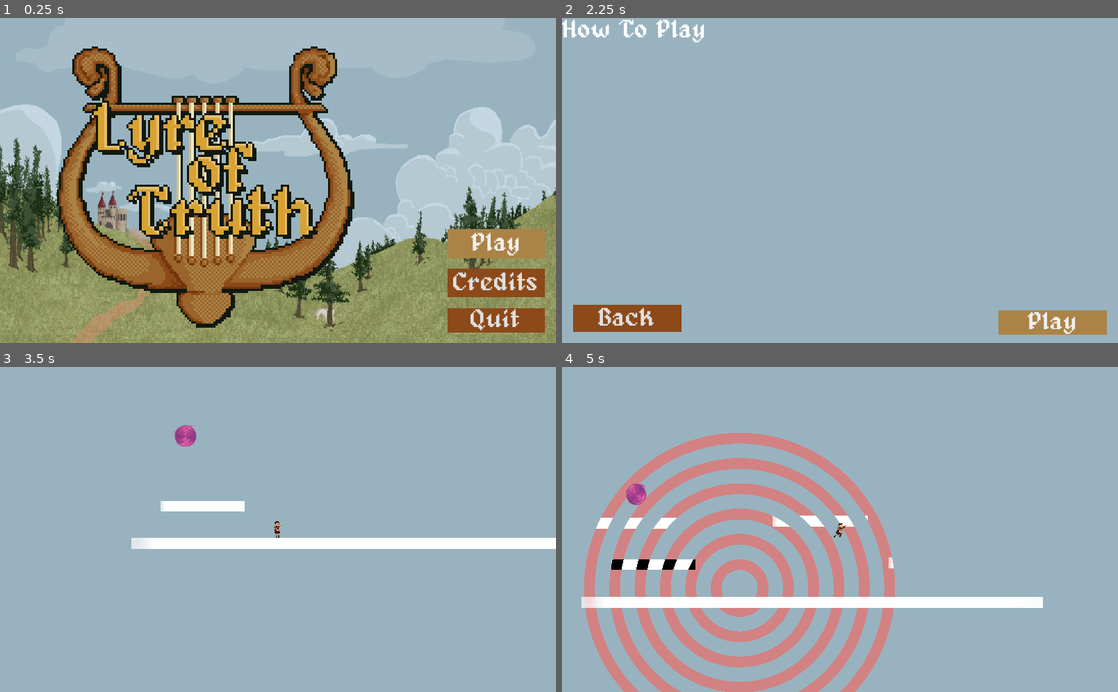
Above: before the commit, frames 1-4 (two rows, left to right).
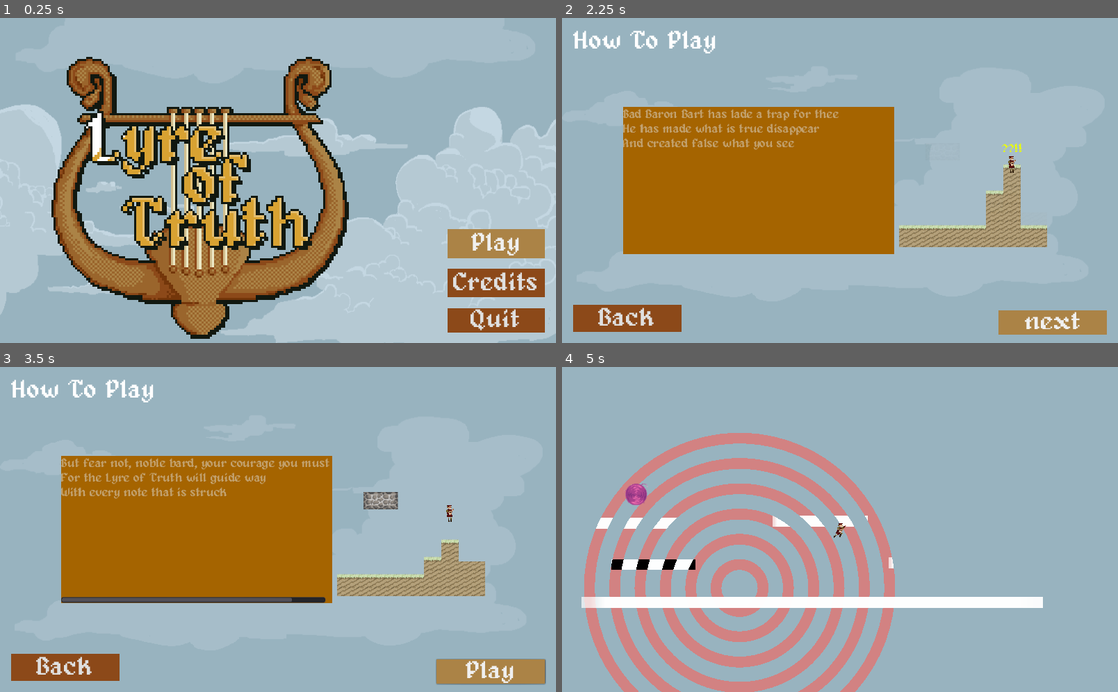
Above: after the commit, the same moments.

Repository: jhlothamer/CommunityGameJam_TheGameIsALiar
Game: Godot game, scene res://scenes/title/title.tscn
The game is run twice, just before and just after one commit, with the same random seed, the same clock (stepped at 60 frames per second) and the same inputs.
Inputs (mouse positions are in pixels of both pictures, inside the frame that each line leads up to):
- Up to frame 1 (0.25 s): no input
- Up to frame 2 (2.25 s): click "Play" at 0.5 s; click "Back" at 1.25 s; click "Play" at 2 s
- Up to frame 3 (3.5 s): click "Play" (after the commit: "next") at 2.75 s
- Up to frame 4 (5 s): click (1051, 672) at 3.5 s, where only the run after the commit has a clickable "Play"; hold Right (move_right) from 4.28 s (still down); tap Space (reveal_ping) at 4.35 s; tap Up (jump) at 4.52, 4.55, 4.82 s

The runs differ from the first frame. In frame 1, 46% of the frame differs, in the area x 0-100%, y 8-100%; in frame 2, 26%; in frame 3, 30%; in frame 4, 0.1%.

Commit message:
start how to play instructions, add animated logo to title

Diff:
--- a/game/scenes/howToPlay/howToPlay.gd
+++ b/game/scenes/howToPlay/howToPlay.gd
@@ -4,7 +4,12 @@
 	$MarginContainer/playBtn.grab_focus()
 
 func _on_playBtn_pressed():
-	get_tree().change_scene("res://scenes/levels/testLevel.tscn")
+	if $howToPlayPart1.is_done:
+		get_tree().change_scene("res://scenes/levels/testLevel.tscn")
+	else:
+		$howToPlayPart1.next()
+		if $howToPlayPart1.is_done:
+			$MarginContainer/playBtn.text = "Play"
 
 
 func _on_backBtn_pressed():
--- a/game/scenes/howToPlay/howToPlay.tscn
+++ b/game/scenes/howToPlay/howToPlay.tscn
@@ -1,19 +1,31 @@
-[gd_scene load_steps=5 format=2]
+[gd_scene load_steps=7 format=2]
 
 [ext_resource path="res://scenes/howToPlay/howToPlay.gd" type="Script" id=1]
-[ext_resource path="res://assets/fonts/label_large.tres" type="DynamicFont" id=2]
-[ext_resource path="res://assets/styles/button_focus.tres" type="StyleBox" id=3]
-[ext_resource path="res://assets/styles/button_normal.tres" type="StyleBox" id=4]
+[ext_resource path="res://assets/images/190824_back_ground_600x800_tile_set.png" type="Texture" id=2]
+[ext_resource path="res://assets/fonts/label_large.tres" type="DynamicFont" id=3]
+[ext_resource path="res://assets/styles/button_focus.tres" type="StyleBox" id=4]
+[ext_resource path="res://assets/styles/button_normal.tres" type="StyleBox" id=5]
+[ext_resource path="res://scenes/howToPlay/howToPlayPart1.tscn" type="PackedScene" id=6]
 
 [node name="howToPlay" type="Control"]
 anchor_right = 1.0
 anchor_bottom = 1.0
 script = ExtResource( 1 )
 
+[node name="190824_back_ground_600x800_tile_set" type="Sprite" parent="."]
+position = Vector2( 506.678, 282.71 )
+scale = Vector2( 1.3, 1.3 )
+z_index = -3
+texture = ExtResource( 2 )
+region_enabled = true
+region_rect = Rect2( 0, 600, 800, 400 )
+
 [node name="Label" type="Label" parent="."]
-margin_right = 40.0
-margin_bottom = 14.0
-custom_fonts/font = ExtResource( 2 )
+margin_left = 20.0
+margin_top = 20.0
+margin_right = 60.0
+margin_bottom = 30.0
+custom_fonts/font = ExtResource( 3 )
 text = "How To Play"
 
 [node name="MarginContainer" type="MarginContainer" parent="."]
@@ -29,13 +41,13 @@
 
 [node name="playBtn" type="Button" parent="MarginContainer"]
 margin_right = 200.0
-margin_bottom = 51.0
+margin_bottom = 45.0
 size_flags_horizontal = 3
 size_flags_vertical = 3
-custom_styles/focus = ExtResource( 3 )
-custom_styles/normal = ExtResource( 4 )
-custom_fonts/font = ExtResource( 2 )
-text = "Play"
+custom_styles/focus = ExtResource( 4 )
+custom_styles/normal = ExtResource( 5 )
+custom_fonts/font = ExtResource( 3 )
+text = "next"
 
 [node name="MarginContainer2" type="MarginContainer" parent="."]
 anchor_top = 1.0
@@ -48,10 +60,24 @@
 
 [node name="backBtn" type="Button" parent="MarginContainer2"]
 margin_right = 200.0
-margin_bottom = 51.0
-custom_styles/focus = ExtResource( 3 )
-custom_styles/normal = ExtResource( 4 )
-custom_fonts/font = ExtResource( 2 )
+margin_bottom = 50.0
+custom_styles/focus = ExtResource( 4 )
+custom_styles/normal = ExtResource( 5 )
+custom_fonts/font = ExtResource( 3 )
 text = "Back"
+
+[node name="howToPlayPart1" parent="." instance=ExtResource( 6 )]
+anchor_left = 0.5
+anchor_top = 0.5
+anchor_right = 0.5
+anchor_bottom = 0.5
+margin_left = -400.0
+margin_top = -136.0
+margin_right = 400.0
+margin_bottom = 136.0
+
+[node name="Camera2D" type="Camera2D" parent="."]
+anchor_mode = 0
+current = true
 [connection signal="pressed" from="MarginContainer/playBtn" to="." method="_on_playBtn_pressed"]
 [connection signal="pressed" from="MarginContainer2/backBtn" to="." method="_on_backBtn_pressed"]
--- /dev/null
+++ b/game/scenes/howToPlay/howToPlayPart1.gd
@@ -0,0 +1,35 @@
+extends Panel
+
+var invisible_layer
+var fake_layer
+
+var is_done : bool = false
+
+var invisible_tile_material = preload("res://assets/shaders/revealMaterial.tres")
+var fake_tile_material = preload("res://assets/shaders/revealFakeMaterial.tres")
+
+# Called when the node enters the scene tree for the first time.
+func _ready():
+	invisible_layer = $howToPlay1/invisible
+	fake_layer = $howToPlay1/fake
+
+	var duration = 4.0
+	$Tween.interpolate_property(invisible_layer, "modulate", Color(1.0,1.0,1.0,1.0), Color(1.0,1.0,1.0,0.0), duration, Tween.TRANS_LINEAR, Tween.EASE_IN_OUT)
+	$Tween.interpolate_property(fake_layer, "modulate", Color(1.0,1.0,1.0,0.0), Color(1.0,1.0,1.0,1.0), duration, Tween.TRANS_LINEAR, Tween.EASE_IN_OUT)
+	$Tween.start()
+	$player.start_alarm()
+
+func next():
+	$Tween.stop_all()
+	$instructions.text = "But fear not, noble bard, your courage you must pluck\r\nFor the Lyre of Truth will guide way\r\nWith every note that is struck"
+	$pingTimer.start()
+	$player.stop_alarm()
+	invisible_layer.modulate= Color(1.0,1.0,1.0,1.0)
+	fake_layer.modulate= Color(1.0,1.0,1.0,1.0)
+	invisible_layer.material = invisible_tile_material
+	fake_layer.material = fake_tile_material
+	is_done = true
+
+
+func _on_pingTimer_timeout():
+	$player.reveal_ping()
--- /dev/null
+++ b/game/scenes/howToPlay/howToPlayPart1.tscn
@@ -0,0 +1,45 @@
+[gd_scene load_steps=7 format=2]
+
+[ext_resource path="res://scenes/howToPlay/howToPlayPart1.gd" type="Script" id=1]
+[ext_resource path="res://assets/fonts/text_regular.tres" type="DynamicFont" id=2]
+[ext_resource path="res://assets/maps/howToPlay1.tmx" type="PackedScene" id=3]
+[ext_resource path="res://scenes/player/player.tscn" type="PackedScene" id=4]
+
+[sub_resource type="StyleBoxFlat" id=2]
+bg_color = Color( 0.596078, 0.701961, 0.74902, 0 )
+
+[sub_resource type="StyleBoxFlat" id=1]
+bg_color = Color( 0.647059, 0.392157, 0, 1 )
+
+[node name="howToPlayPart1" type="Panel"]
+margin_right = 800.0
+margin_bottom = 272.0
+custom_styles/panel = SubResource( 2 )
+script = ExtResource( 1 )
+
+[node name="instructions" type="TextEdit" parent="."]
+anchor_bottom = 1.0
+margin_right = 500.0
+rect_min_size = Vector2( 500, 100 )
+size_flags_horizontal = 3
+size_flags_vertical = 3
+custom_styles/read_only = SubResource( 1 )
+custom_fonts/font = ExtResource( 2 )
+text = "Bad Baron Bart has lade a trap for thee
+He has made what is true disappear
+And created false what you see"
+readonly = true
+context_menu_enabled = false
+
+[node name="howToPlay1" parent="." instance=ExtResource( 3 )]
+position = Vector2( 508.807, 2.65002 )
+
+[node name="Tween" type="Tween" parent="."]
+
+[node name="player" parent="." instance=ExtResource( 4 )]
+position = Vector2( 717.494, 105.514 )
+disabled = true
+
+[node name="pingTimer" type="Timer" parent="."]
+wait_time = 6.0
+[connection signal="timeout" from="pingTimer" to="." method="_on_pingTimer_timeout"]
--- a/game/scenes/player/player.gd
+++ b/game/scenes/player/player.gd
@@ -15,9 +15,14 @@
 export var sound_wave_width : float = 20.0
 export var sound_wave_color : Color = Color("d28282")
 
+export var disabled : bool
 
 var linear_velocity = Vector2()
 
+func _ready():
+	if disabled:
+		$stateMachine.disabled = true
+		$Camera2D.current = false
 
 func process_move_and_slide(delta):
 	linear_velocity += delta * gravity_vector
@@ -45,9 +50,24 @@
 	reveal_ping.sound_wave_generate_time = sound_wave_generate_time
 	reveal_ping.sound_wave_width = sound_wave_width
 	reveal_ping.max_wave_count = max_wave_count
+	if disabled:
+		reveal_ping.mute = true
 	get_parent().add_child(reveal_ping)
 	reveal_ping.global_position = global_position
 
 func play_anim(anim_name):
 	if $AnimationPlayer.current_animation != anim_name:
 		$AnimationPlayer.play(anim_name)
+
+
+func start_alarm():
+	$alarmBlinkTimer.start()
+	$AlarmLbl.visible = true
+
+func stop_alarm():
+	$alarmBlinkTimer.stop()
+	$AlarmLbl.visible = false
+
+
+func _on_alarmBlinkTimer_timeout():
+	$AlarmLbl.visible = !$AlarmLbl.visible
--- a/game/scenes/player/player.tscn
+++ b/game/scenes/player/player.tscn
@@ -9,6 +9,7 @@
 [ext_resource path="res://scenes/player/states/falling.gd" type="Script" id=7]
 [ext_resource path="res://assets/sounds/landing1.ogg" type="AudioStream" id=8]
 [ext_resource path="res://scenes/hud/hud.tscn" type="PackedScene" id=9]
+[ext_resource path="res://assets/fonts/text_regular.tres" type="DynamicFont" id=10]
 
 [sub_resource type="RectangleShape2D" id=1]
 extents = Vector2( 9.12811, 15.2848 )
@@ -142,4 +143,18 @@
 anims/jump = SubResource( 4 )
 anims/play = SubResource( 5 )
 anims/walk = SubResource( 6 )
+
+[node name="AlarmLbl" type="Label" parent="."]
+visible = false
+margin_left = -20.0
+margin_top = -40.0
+margin_right = 20.0
+margin_bottom = -17.0
+custom_fonts/font = ExtResource( 10 )
+custom_colors/font_color = Color( 0.921569, 1, 0, 1 )
+text = "??!!"
+align = 1
+
+[node name="alarmBlinkTimer" type="Timer" parent="."]
 [connection signal="timeout" from="stateMachine/walking/pingDebounceTimer" to="stateMachine/walking" method="_on_pingDebounceTimer_timeout"]
+[connection signal="timeout" from="alarmBlinkTimer" to="." method="_on_alarmBlinkTimer_timeout"]
--- a/game/scenes/revealPing/revealPing.gd
+++ b/game/scenes/revealPing/revealPing.gd
@@ -7,6 +7,7 @@
 export var sound_wave_generate_time : float = 1.0
 export var sound_wave_width : float = 20.0
 export var sound_wave_color : Color = Color.yellow
+export var mute : bool
 
 # Called when the node enters the scene tree for the first time.
 func _ready():
@@ -20,6 +21,7 @@
 	var sound_wave = sound_wave_class.instance()
 	sound_wave.width = sound_wave_width
 	sound_wave.color = sound_wave_color
+	sound_wave.mute = mute
 	add_child(sound_wave)
 	sound_wave.connect("SoundWaveComplete", self, "on_SoundWaveComplete")
 	wave_count+=1
--- a/game/scenes/revealPing/soundWave.gd
+++ b/game/scenes/revealPing/soundWave.gd
@@ -6,7 +6,7 @@
 export var color : Color = Color.yellow
 export var speed : float = 400.0
 export var max_radius : float = 600.0
-
+export var mute : bool
 var current_radius : float = radius
 var active : bool = true
 
@@ -17,8 +17,10 @@
 	$Polygon2D2.polygon = create_polygon_half(-1)
 	$Polygon2D.modulate = color
 	$Polygon2D2.modulate = color
-	randomize()
-	$AudioStreamPlayer2D.pitch_scale = rand_range(.6, 1.6)
+	if !mute:
+		randomize()
+		$AudioStreamPlayer2D.pitch_scale = rand_range(.6, 1.6)
+		$AudioStreamPlayer2D.play()
 
 
 func create_polygon_half(y_direction : int = 1):
--- a/game/scenes/revealPing/soundWave.tscn
+++ b/game/scenes/revealPing/soundWave.tscn
@@ -15,4 +15,3 @@
 [node name="AudioStreamPlayer2D" type="AudioStreamPlayer2D" parent="."]
 stream = ExtResource( 2 )
 volume_db = -10.0
-autoplay = true
--- a/game/scenes/stateMachine/stateMachine.gd
+++ b/game/scenes/stateMachine/stateMachine.gd
@@ -3,6 +3,7 @@
 var current_state = null
 
 export var debug : bool
+export var disabled : bool
 
 func _ready():
 	var host = get_parent()
@@ -26,6 +27,8 @@
 	current_state.enter()
 
 func _physics_process(delta):
+	if disabled:
+		return
 	if current_state != null:
 		current_state.update(delta)
 
--- a/game/scenes/title/title.tscn
+++ b/game/scenes/title/title.tscn
@@ -1,9 +1,9 @@
-[gd_scene load_steps=9 format=2]
+[gd_scene load_steps=11 format=2]
 
 [ext_resource path="res://scenes/title/title.gd" type="Script" id=1]
 [ext_resource path="res://assets/images/190824_back_ground_600x800_tile_set.png" type="Texture" id=2]
 [ext_resource path="res://assets/fonts/label_large.tres" type="DynamicFont" id=3]
-[ext_resource path="res://assets/images/lyre_logo_sm.png" type="Texture" id=4]
+[ext_resource path="res://assets/images/lyre_logo_sprite.png" type="Texture" id=4]
 [ext_resource path="res://assets/styles/button_focus.tres" type="StyleBox" id=5]
 [ext_resource path="res://assets/styles/button_normal.tres" type="StyleBox" id=6]
 
@@ -13,6 +13,39 @@
 [sub_resource type="DynamicFont" id=2]
 size = 120
 font_data = SubResource( 1 )
+
+[sub_resource type="Animation" id=3]
+resource_name = "default"
+length = 1.7
+loop = true
+tracks/0/type = "value"
+tracks/0/path = NodePath("lyre_logo_sm:frame")
+tracks/0/interp = 1
+tracks/0/loop_wrap = true
+tracks/0/imported = false
+tracks/0/enabled = true
+tracks/0/keys = {
+"times": PoolRealArray( 0, 0.0836625, 0.180471, 0.280898, 0.392283, 0.5, 0.6, 0.7, 0.875946, 1.08119, 1.281, 1.48407 ),
+"transitions": PoolRealArray( 1, 1, 1, 1, 1, 1, 1, 1, 1, 1, 1, 1 ),
+"update": 1,
+"values": [ 0, 1, 2, 3, 4, 5, 6, 7, 8, 9, 10, 11 ]
+}
+
+[sub_resource type="Animation" id=4]
+resource_name = "lyre"
+loop = true
+tracks/0/type = "value"
+tracks/0/path = NodePath("lyre_logo_sm:frame")
+tracks/0/interp = 1
+tracks/0/loop_wrap = true
+tracks/0/imported = false
+tracks/0/enabled = true
+tracks/0/keys = {
+"times": PoolRealArray( 0, 0.2, 0.3, 0.4, 0.5, 0.6, 0.8, 0.9, 1.1, 1.6 ),
+"transitions": PoolRealArray( 1, 1, 1, 1, 1, 1, 1, 1, 1, 1 ),
+"update": 1,
+"values": [ 0, 1, 3, 4, 5, 6, 7, 8, 9, 11 ]
+}
 
 [node name="title" type="Control"]
 anchor_right = 1.0
@@ -31,6 +64,7 @@
 }
 
 [node name="190824_back_ground_600x800_tile_set2" type="Sprite" parent="."]
+visible = false
 position = Vector2( 515.873, 559.065 )
 scale = Vector2( 1.32, 1.5 )
 texture = ExtResource( 2 )
@@ -73,6 +107,8 @@
 position = Vector2( 382.587, 312.067 )
 scale = Vector2( 4, 4 )
 texture = ExtResource( 4 )
+hframes = 13
+frame = 4
 __meta__ = {
 "_edit_lock_": true
 }
@@ -96,7 +132,7 @@
 
 [node name="playBtn" type="Button" parent="buttons"]
 margin_right = 180.0
-margin_bottom = 51.0
+margin_bottom = 52.0
 size_flags_horizontal = 3
 size_flags_vertical = 3
 custom_styles/focus = ExtResource( 5 )
@@ -106,9 +142,9 @@
 clip_text = true
 
 [node name="creditsBtn" type="Button" parent="buttons"]
-margin_top = 71.0
+margin_top = 72.0
 margin_right = 180.0
-margin_bottom = 122.0
+margin_bottom = 124.0
 size_flags_horizontal = 3
 size_flags_vertical = 3
 custom_styles/focus = ExtResource( 5 )
@@ -119,14 +155,19 @@
 clip_text = true
 
 [node name="quitBtn" type="Button" parent="buttons"]
-margin_top = 142.0
+margin_top = 144.0
 margin_right = 180.0
-margin_bottom = 193.0
+margin_bottom = 189.0
 custom_styles/focus = ExtResource( 5 )
 custom_styles/normal = ExtResource( 6 )
 custom_fonts/font = ExtResource( 3 )
 text = "Quit"
 clip_text = true
+
+[node name="AnimationPlayer" type="AnimationPlayer" parent="."]
+autoplay = "lyre"
+anims/default = SubResource( 3 )
+anims/lyre = SubResource( 4 )
 [connection signal="pressed" from="buttons/playBtn" to="." method="_on_playBtn_pressed"]
 [connection signal="pressed" from="buttons/creditsBtn" to="." method="_on_creditsBtn_pressed"]
 [connection signal="pressed" from="buttons/quitBtn" to="." method="_on_quitBtn_pressed"]
--- a/game/scenes/util/MusicController.gd
+++ b/game/scenes/util/MusicController.gd
@@ -11,7 +11,7 @@
 func play(track_url : String):
 	var track = load(track_url)
 	_player.stream = track
-	_player.play()
+	#_player.play()
 
 # Calling this function will stop the music
 func stop():
--- a/game/scenes/util/MusicController.tscn
+++ b/game/scenes/util/MusicController.tscn
@@ -10,4 +10,3 @@
 [node name="music_player" type="AudioStreamPlayer" parent="."]
 stream = ExtResource( 2 )
 volume_db = -9.087
-autoplay = true
Binary file added: game/assets/images/lyre_logo.png
Not shown, added: game/assets/images/lyre_logo.png.import
Binary file removed: game/assets/images/lyre_logo_sm.png
Binary file added: game/assets/images/lyre_logo_sprite.png
Not shown, changed: game/assets/images/lyre_logo_sprite.png.import
Not shown, added: game/assets/maps/howToPlay1.tmx
Not shown, added: game/assets/maps/howToPlay1.tmx.import
Not shown: 1 places in game/scenes/player/player.tscn that only renumber resources
Not shown, added: assets/lyre_logo.png
Not shown, added: assets/lyre_logo_sprite.png
